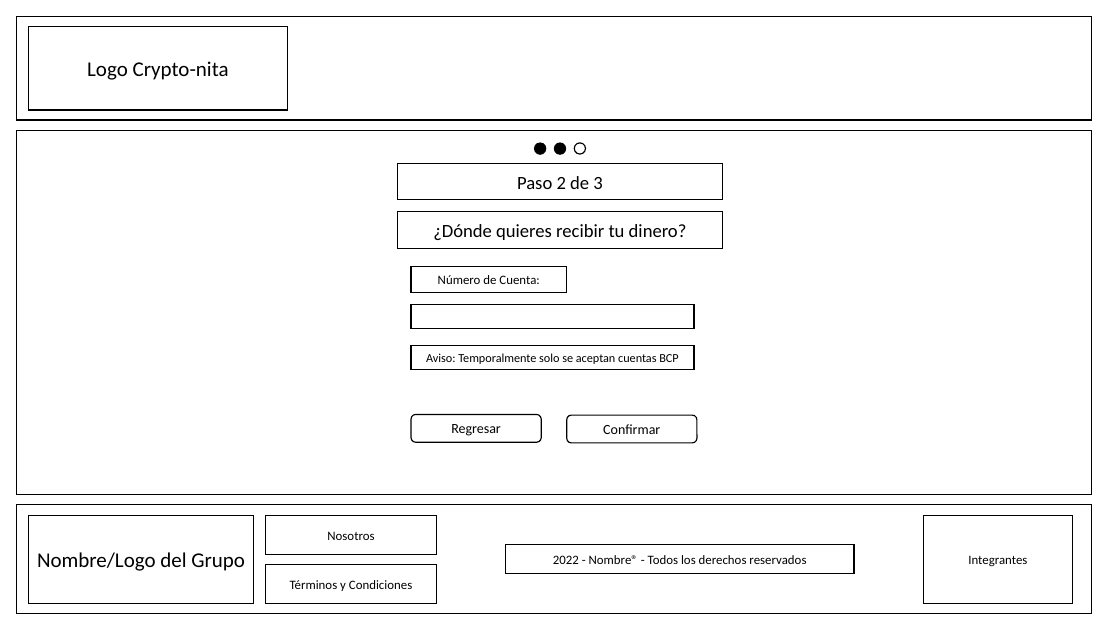
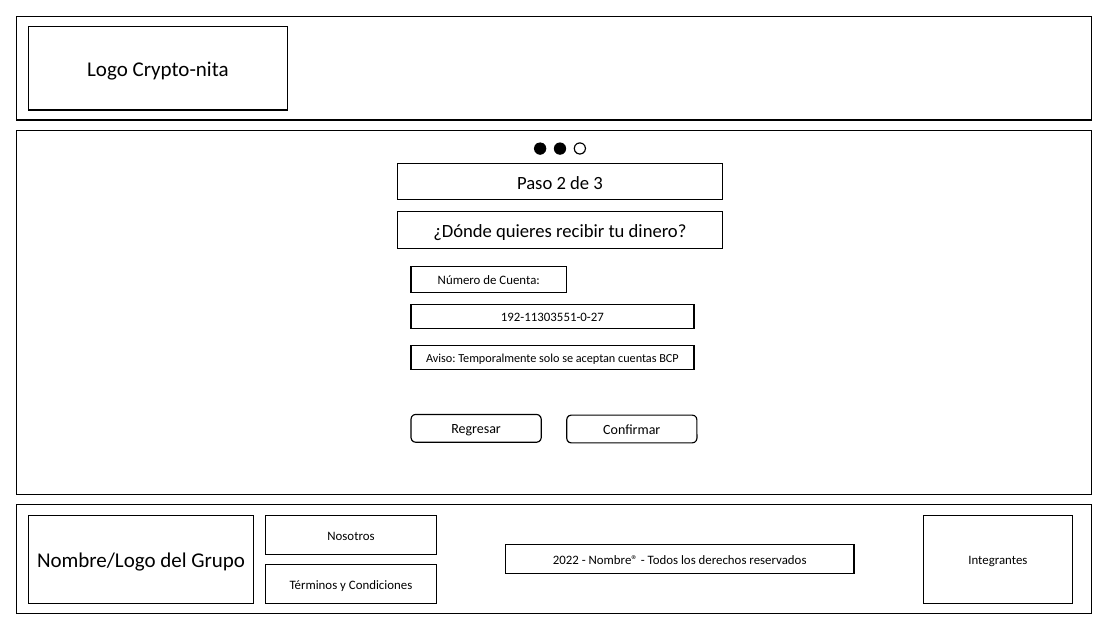
Before and after one commit to DogeFox071101/Crypto-nita_2022-0_Grupo3, a slide deck: slide 6 of Sketches/FirstSketch.pptx (slide 3 before the commit). Drawn at 1120x630 pixels with LibreOffice and Linux fonts; fonts in the diff are those of the drawing. Boxes give left, top, right and bottom in pixels: in the first picture for what was removed or moved away, otherwise in the second. Text is boxed around its words. In the diff, an @@ line names an element or a change of style, - is before the commit and + after.

```diff
--- a/Sketches/FirstSketch.pptx
+++ b/Sketches/FirstSketch.pptx
@@ text added at <box>501,312,604,321</box>, 11 pt, text #000000 @@
+192-11303551-0-27
```
Also in this commit, not shown: 1 other slide changed, 8 slides added.
